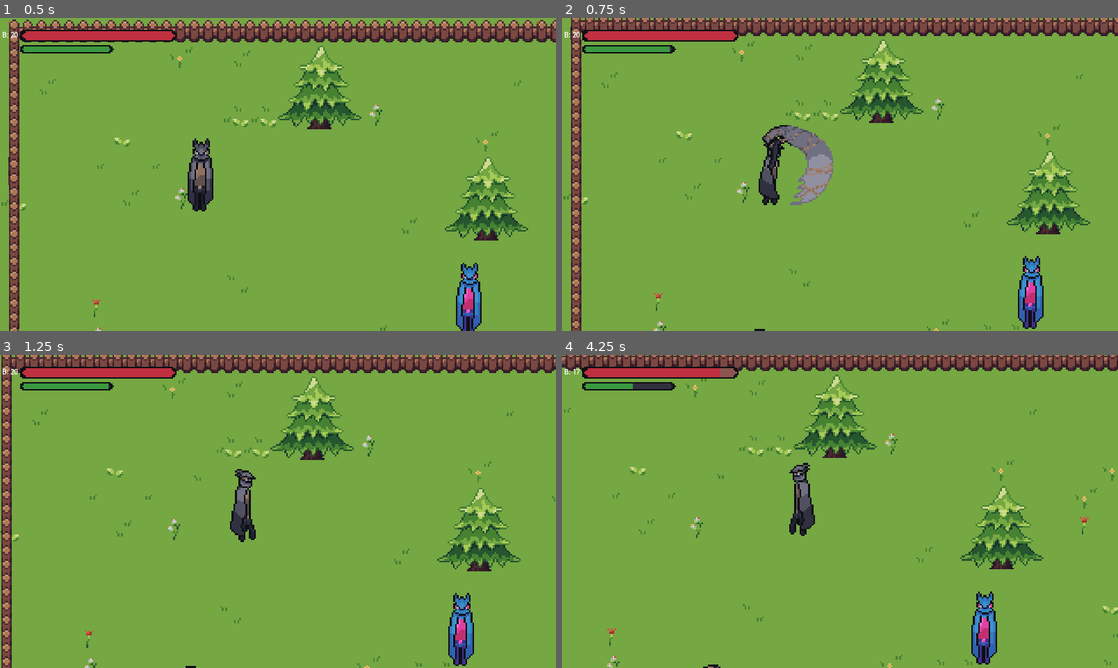
Above: before the commit, frames 1-4 (two rows, left to right).
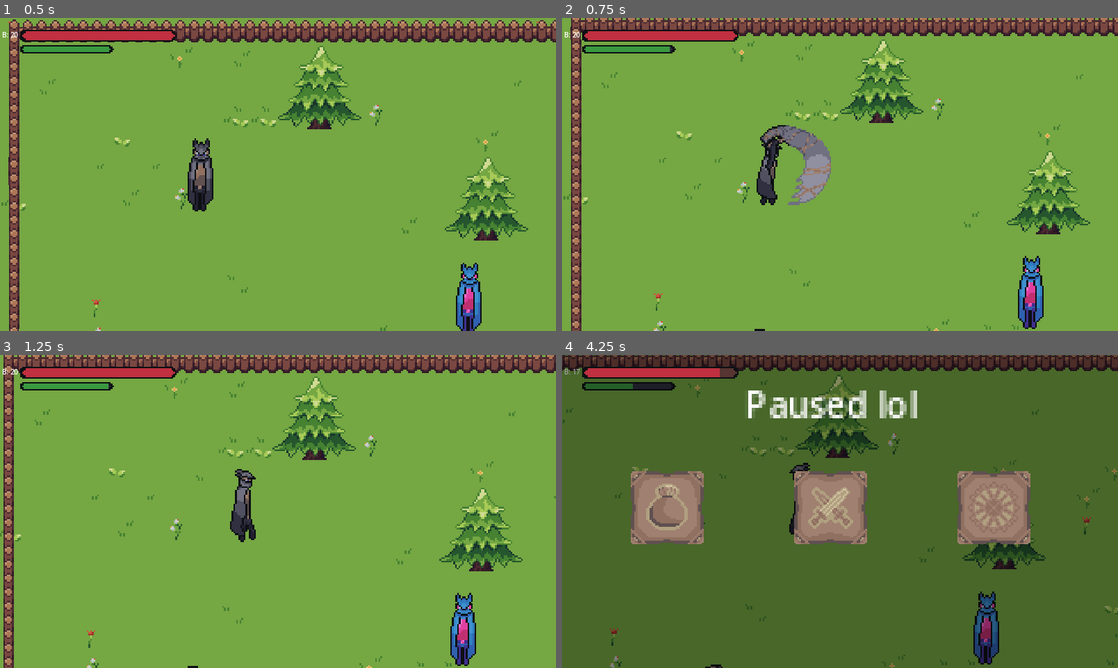
Above: after the commit, the same moments.

Repository: GrimReapTM/Hyper_Blood_Drifter
Game: Godot game, scene res://Scenes/TestScene.tscn
Same seed, same stepped clock (60 frames per second), same inputs: the game is played once before the commit and once after it.
Inputs (mouse positions are in pixels of both pictures, inside the frame that each line leads up to):
- Up to frame 1 (0.5 s): no input
- Up to frame 2 (0.75 s): tap Enter at 0.5 s; move the mouse to (962, 158) at 0.52 s; press the mouse at (962, 158) at 0.53 s; hold D (moveRight) from 0.53 s (still down)
- Up to frame 3 (1.25 s): keep holding D (moveRight); right-click (400, 495) at 0.8 s
- Up to frame 4 (4.25 s): move the mouse to (728, 527) at 1.27 s; release D (moveRight) at 1.28 s; release the mouse at (728, 527) at 1.28 s; hold S (moveDown) 1.28-2.03 s; right-click (728, 527) at 1.35 s; click (728, 527) at 1.55 s; move the mouse to (895, 442) at 2.02 s; press the mouse at (895, 442) at 2.03 s; hold D (moveRight) 2.03-2.78 s; right-click (895, 442) at 2.3 s; move the mouse to (812, 574) at 2.77 s; release the mouse at (812, 574) at 2.78 s; hold W (moveUp) 2.78-3.53 s; right-click (812, 574) at 2.85 s; click (812, 574) at 3.05 s; move the mouse to (1006, 558) at 3.52 s; hold A (moveLeft) from 3.53 s (still down); hold Right mouse button (attackRanged) from 3.53 s (still down); tap L (comedy) at 3.6 s; click (1006, 558) at 3.67 s; tap Escape (pause, bound only after the commit) at 4.15 s

Frame 1 is identical in both runs. In frame 2, 1.0% of the frame differs, in the area x 35-49%, y 34-60%; in frame 3, 7.8%; in frame 4, 97%, in the area x 0-100%, y 0-100%.

Commit message:
pause menu
not functioning yer

Diff:
--- a/Scenes/Area.tscn
+++ b/Scenes/Area.tscn
@@ -14,6 +14,7 @@
 [ext_resource type="Texture2D" uid="uid://c6ohwuky7g8r1" path="res://sprites/HUD/stamina_under.png" id="12_i100k"]
 [ext_resource type="Texture2D" uid="uid://d1wdomf07p3dc" path="res://sprites/HUD/stamina_progress.png" id="13_ipx0o"]
 [ext_resource type="Script" path="res://Scenes/StaminaBar.gd" id="14_48s20"]
+[ext_resource type="PackedScene" uid="uid://cn1bybip4vf4a" path="res://Scenes/UI_scenes/Paused.tscn" id="15_p4no6"]
 
 [sub_resource type="TileSetAtlasSource" id="TileSetAtlasSource_y8bg1"]
 texture = ExtResource("1_fowpt")
@@ -320,14 +321,16 @@
 layer_1/z_index = 0
 layer_1/tile_data = PackedInt32Array()
 
-[node name="Player" parent="." instance=ExtResource("3_hbuen")]
+[node name="Player" parent="." node_paths=PackedStringArray("pauseMenu") instance=ExtResource("3_hbuen")]
 y_sort_enabled = true
-
-[node name="follow cam" type="Camera2D" parent="Player" node_paths=PackedStringArray("tilemap")]
+pauseMenu = NodePath("../CanvasLayer/PauseMenu")
+
+[node name="follow cam" type="Camera2D" parent="Player" node_paths=PackedStringArray("player", "tilemap")]
 limit_left = 0
 limit_top = 0
 limit_smoothed = true
 script = ExtResource("4_rla5j")
+player = NodePath("..")
 tilemap = NodePath("../../TileMap")
 
 [node name="CanvasLayer" type="CanvasLayer" parent="."]
@@ -398,4 +401,7 @@
 script = ExtResource("14_48s20")
 player = NodePath("../../Player")
 
+[node name="PauseMenu" parent="CanvasLayer" instance=ExtResource("15_p4no6")]
+visible = false
+
 [connection signal="timeout" from="CanvasLayer/RallyBar/RallyTimer" to="CanvasLayer/RallyBar" method="_on_rally_timer_timeout"]
--- a/Scenes/TestScene.tscn
+++ b/Scenes/TestScene.tscn
@@ -18,7 +18,9 @@
 
 [node name="enemy" parent="." index="3" instance=ExtResource("3_adpvs")]
 position = Vector2(1077, 635)
-hp = 100000
+hp = 100
+maxHp = 100
 
 [node name="enemy2" parent="." index="4" instance=ExtResource("3_adpvs")]
 position = Vector2(565, 1158)
+maxHp = 50
--- a/Scenes/UI_scenes/Paused.tscn
+++ b/Scenes/UI_scenes/Paused.tscn
@@ -10,14 +10,24 @@
 [ext_resource type="Texture2D" uid="uid://bdxbhvaksdur7" path="res://sprites/HUD/pause_buttons/menu_settings_pressed.png" id="8_bwryk"]
 [ext_resource type="Texture2D" uid="uid://cayroi4qf812c" path="res://sprites/HUD/pause_buttons/menu_settings_hover.png" id="9_0tbis"]
 
-[node name="Node2D" type="Node2D"]
-position = Vector2(0, 19)
+[node name="PauseMenu" type="Control"]
+layout_mode = 3
+anchors_preset = 0
+offset_top = 19.0
+offset_bottom = 19.0
+
+[node name="ColorRect" type="ColorRect" parent="."]
+self_modulate = Color(0, 0, 0, 0.380392)
+offset_left = -5.0
+offset_top = -22.0
+offset_right = 1285.0
+offset_bottom = 704.0
 
 [node name="InventoryButton" type="TextureButton" parent="."]
-offset_left = 5.0
-offset_top = 61.0
-offset_right = 69.0
-offset_bottom = 125.0
+offset_left = 114.0
+offset_top = 205.0
+offset_right = 178.0
+offset_bottom = 269.0
 scale = Vector2(4, 4)
 texture_normal = ExtResource("1_c4rxu")
 texture_pressed = ExtResource("2_qq1vt")
@@ -25,10 +35,10 @@
 metadata/_edit_use_anchors_ = true
 
 [node name="EquipedButton" type="TextureButton" parent="."]
-offset_left = 5.0
-offset_top = 253.0
-offset_right = 69.0
-offset_bottom = 317.0
+offset_left = 490.0
+offset_top = 205.0
+offset_right = 554.0
+offset_bottom = 269.0
 scale = Vector2(4, 4)
 texture_normal = ExtResource("4_bnh61")
 texture_pressed = ExtResource("5_g57q8")
@@ -36,12 +46,21 @@
 metadata/_edit_use_anchors_ = true
 
 [node name="SettingsButton" type="TextureButton" parent="."]
-offset_left = 5.0
-offset_top = 445.0
-offset_right = 69.0
-offset_bottom = 509.0
+offset_left = 866.0
+offset_top = 205.0
+offset_right = 930.0
+offset_bottom = 269.0
 scale = Vector2(4, 4)
 texture_normal = ExtResource("7_jr6ma")
 texture_pressed = ExtResource("8_bwryk")
 texture_hover = ExtResource("9_0tbis")
 metadata/_edit_use_anchors_ = true
+
+[node name="Label" type="Label" parent="."]
+layout_mode = 0
+offset_left = 420.0
+offset_top = 39.0
+offset_right = 501.0
+offset_bottom = 65.0
+scale = Vector2(5, 5)
+text = "Paused lol"
--- a/project.godot
+++ b/project.godot
@@ -77,6 +77,11 @@
 "events": [Object(InputEventKey,"resource_local_to_scene":false,"resource_name":"","device":-1,"window_id":0,"alt_pressed":false,"shift_pressed":false,"ctrl_pressed":false,"meta_pressed":false,"pressed":false,"keycode":0,"physical_keycode":75,"key_label":0,"unicode":107,"echo":false,"script":null)
 ]
 }
+pause={
+"deadzone": 0.5,
+"events": [Object(InputEventKey,"resource_local_to_scene":false,"resource_name":"","device":-1,"window_id":0,"alt_pressed":false,"shift_pressed":false,"ctrl_pressed":false,"meta_pressed":false,"pressed":false,"keycode":0,"physical_keycode":4194305,"key_label":0,"unicode":0,"echo":false,"script":null)
+]
+}
 
 [rendering]
 
--- a/scripts/follow cam.gd
+++ b/scripts/follow cam.gd
@@ -1,5 +1,6 @@
 extends Camera2D
 
+@export var player: CharacterBody2D
 @export var tilemap: TileMap
 
 @export var Dead_Zone = 60
@@ -15,11 +16,12 @@
 var zoomFactor = 1
 
 func _process(delta):
-	zoom.x = lerp(zoom.x, zoom.x * zoomFactor, zoomSpeed * delta)
-	zoom.y = lerp(zoom.y, zoom.y * zoomFactor, zoomSpeed * delta)
+	if not player.paused:
+		zoom.x = lerp(zoom.x, zoom.x * zoomFactor, zoomSpeed * delta)
+		zoom.y = lerp(zoom.y, zoom.y * zoomFactor, zoomSpeed * delta)
 
-	zoom.x = clamp(zoom.x, zoomMin, zoomMax)
-	zoom.y = clamp(zoom.y, zoomMin, zoomMax)
+		zoom.x = clamp(zoom.x, zoomMin, zoomMax)
+		zoom.y = clamp(zoom.y, zoomMin, zoomMax)
 
 # camera border
 func _ready():
@@ -34,25 +36,26 @@
 
 func _input(event: InputEvent) -> void:
 	# camera moves with the mouse
-	if event is InputEventMouseMotion:
-		var _target = event.position - get_viewport().size * 0.1
-		if _target.length() < Dead_Zone:
-			self.position = Vector2(0, 0)
-		else:
-			self.position = _target.normalized() * (_target.length() - Dead_Zone) * 0.1
+	if not player.paused:
+		if event is InputEventMouseMotion:
+			var _target = event.position - get_viewport().size * 0.1
+			if _target.length() < Dead_Zone:
+				self.position = Vector2(0, 0)
+			else:
+				self.position = _target.normalized() * (_target.length() - Dead_Zone) * 0.1
 
-	# camera zoom
-	if abs(zoomPos.x - get_global_mouse_position().x) > zoomMargin:
-		zoomFactor = 1
-	elif abs(zoomPos.x - get_global_mouse_position().x) > zoomMargin:
-		zoomFactor = 1
+		# camera zoom
+		if abs(zoomPos.x - get_global_mouse_position().x) > zoomMargin:
+			zoomFactor = 1
+		elif abs(zoomPos.x - get_global_mouse_position().x) > zoomMargin:
+			zoomFactor = 1
 
-	if event is InputEventMouseButton:
-		if event.is_pressed():
-			if event.button_index == MOUSE_BUTTON_WHEEL_DOWN:
-				zoomFactor -= 0.02
-				zoomPos = get_global_mouse_position()
+		if event is InputEventMouseButton:
+			if event.is_pressed():
+				if event.button_index == MOUSE_BUTTON_WHEEL_DOWN:
+					zoomFactor -= 0.02
+					zoomPos = get_global_mouse_position()
 
-			if event.button_index == MOUSE_BUTTON_WHEEL_UP:
-				zoomFactor += 0.02
-				zoomPos = get_global_mouse_position()
+				if event.button_index == MOUSE_BUTTON_WHEEL_UP:
+					zoomFactor += 0.02
+					zoomPos = get_global_mouse_position()
--- a/scripts/player.gd
+++ b/scripts/player.gd
@@ -2,6 +2,9 @@
 
 const bullet = preload("res://Scenes/entity scenes/bullet.tscn")
 
+@export var pauseMenu: Control
+
+var paused = false
 
 #player stats
 @export var healthPoints = 200
@@ -70,19 +73,29 @@
 	var quadrants = [upLeft, upMiddle, upRight, middleLeft, middleRight, bottomLeft, bottomMiddle, bottomRight]
 	return quadrants
 
+
+#inputs - self explanatory
+func _input(event):
+	if event.is_action_pressed("attackMelee"):
+		if not action and stamina > 5 and not paused:
+			action = true
+			global_index = attack_calculation()
+			attack_melee(global_index)
+	if event.is_action_pressed("attackRanged"):
+		if not action and stamina > 1 and bullets > 0 and not paused:
+			global_index = attack_calculation()
+			attack_ranged(global_index)
+	if event.is_action_pressed("pause"):
+		if not paused:
+			pauseMenu.visible = true
+			paused = true
+		else:
+			pauseMenu.visible = false
+			paused = false
+
 var combo = false
 var saved_index = -1
 var global_index = 0
-# I can attack
-func attack():
-	if Input.is_action_just_pressed("attackMelee") and not action and stamina > 5:
-		action = true
-		global_index = attack_calculation()
-		attack_melee(global_index)
-
-	if Input.is_action_just_pressed("attackRanged") and not action and stamina > 1 and bullets > 0:
-		global_index = attack_calculation()
-		attack_ranged(global_index)
 
 func attack_calculation():
 		# we start attacking and setup the for loop below using the position in function above
@@ -106,8 +119,6 @@
 
 
 # actually does the attacking (the function above is boring af ^^^^)
-
-
 func attack_melee(index):
 	#ani maishn :3
 	if saved_index == index and combo:
@@ -264,11 +275,11 @@
 	if area.name == "enemy_hurtbox":
 		attacked.emit()
 
+
 # this just happens or something
 func _physics_process(delta):
 	movement(delta)
 	move_and_slide()
 	movementAnimation()
-	attack()
 	littleTrolling()
 	staminaRecovery(delta)
Not shown: 1 places in Scenes/Area.tscn that only renumber resources
